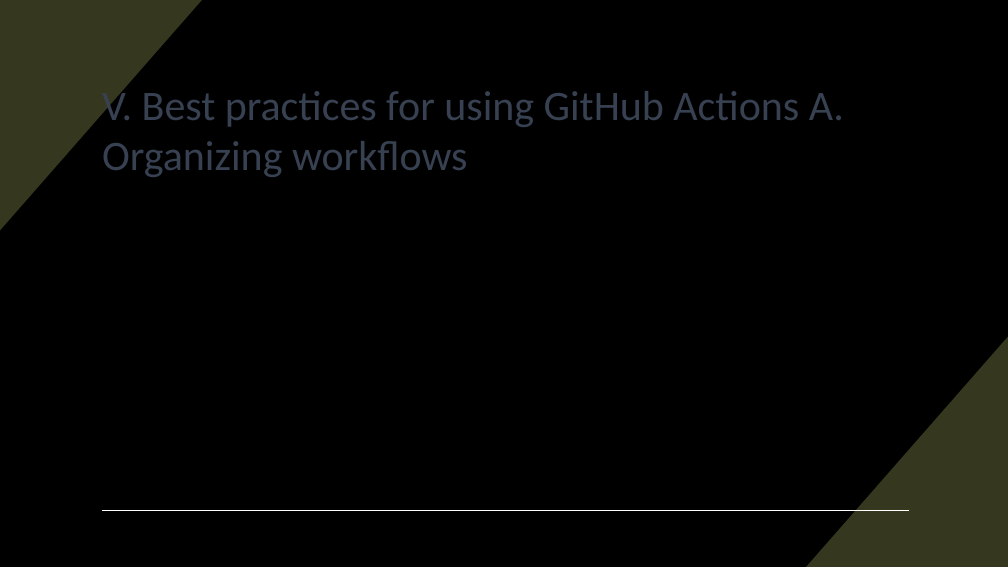
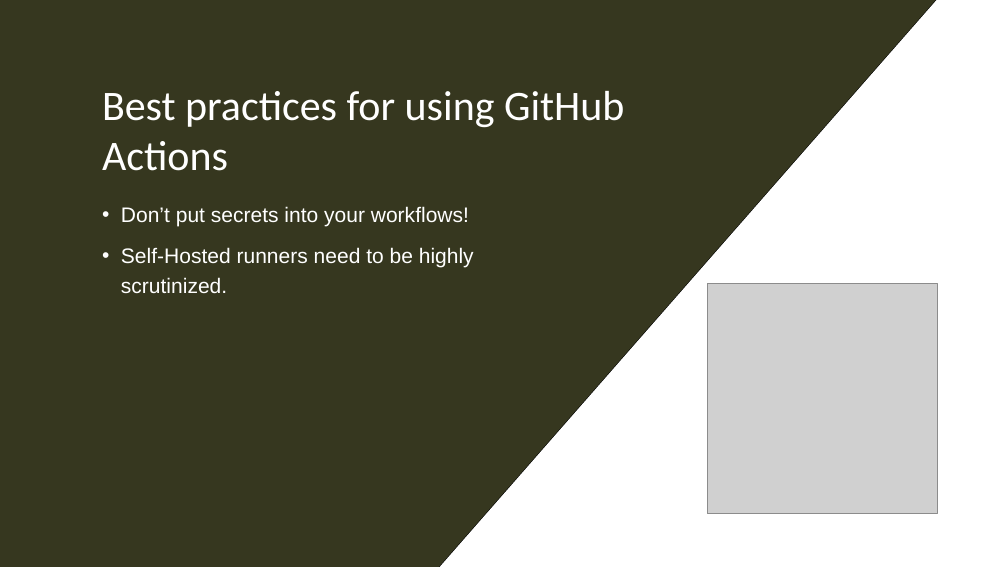
Before and after one commit to pulcher/github-actions-getting-started, a slide deck: slide 16 of getting-started-with-github-actions.pptx. Drawn at 1008x567 pixels with LibreOffice and Linux fonts; fonts in the diff are those of the drawing; grey boxes stand for pictures. Boxes give left, top, right and bottom in pixels: in the first picture for what was removed or moved away, otherwise in the second. Text is boxed around its words. In the diff, an @@ line names an element or a change of style, - is before the commit and + after.

Commit message:
updated the powerpoint

```diff
--- a/getting-started-with-github-actions.pptx
+++ b/getting-started-with-github-actions.pptx
@@ rectangle added at box(0, 0, 1008, 567), fill #000000 @@
@@ freeform shape added at box(0, 0, 936, 567), fill #36371F @@
@@ freeform shape added at box(440, 0, 1008, 567), fill #FFFFFF @@
@@ title at box(102, 91, 624, 171): text changed; text colour #374151 to #FFFFFF @@
-V. Best practices for using GitHub Actions A. Organizing workflows
+Best practices for using GitHub Actions
@@ text added at box(121, 206, 474, 293), 20 pt, text #FFFFFF @@
+• Don’t put secrets into your workflows!
+• Self-Hosted runners need to be highly scrutinized.
@@ picture added at box(707, 284, 938, 514) @@
@@ line removed from (102, 510) to (909, 510) @@
```
Also in this commit, not shown: 4 other slides changed, 9 slides added, 14 slides removed.
